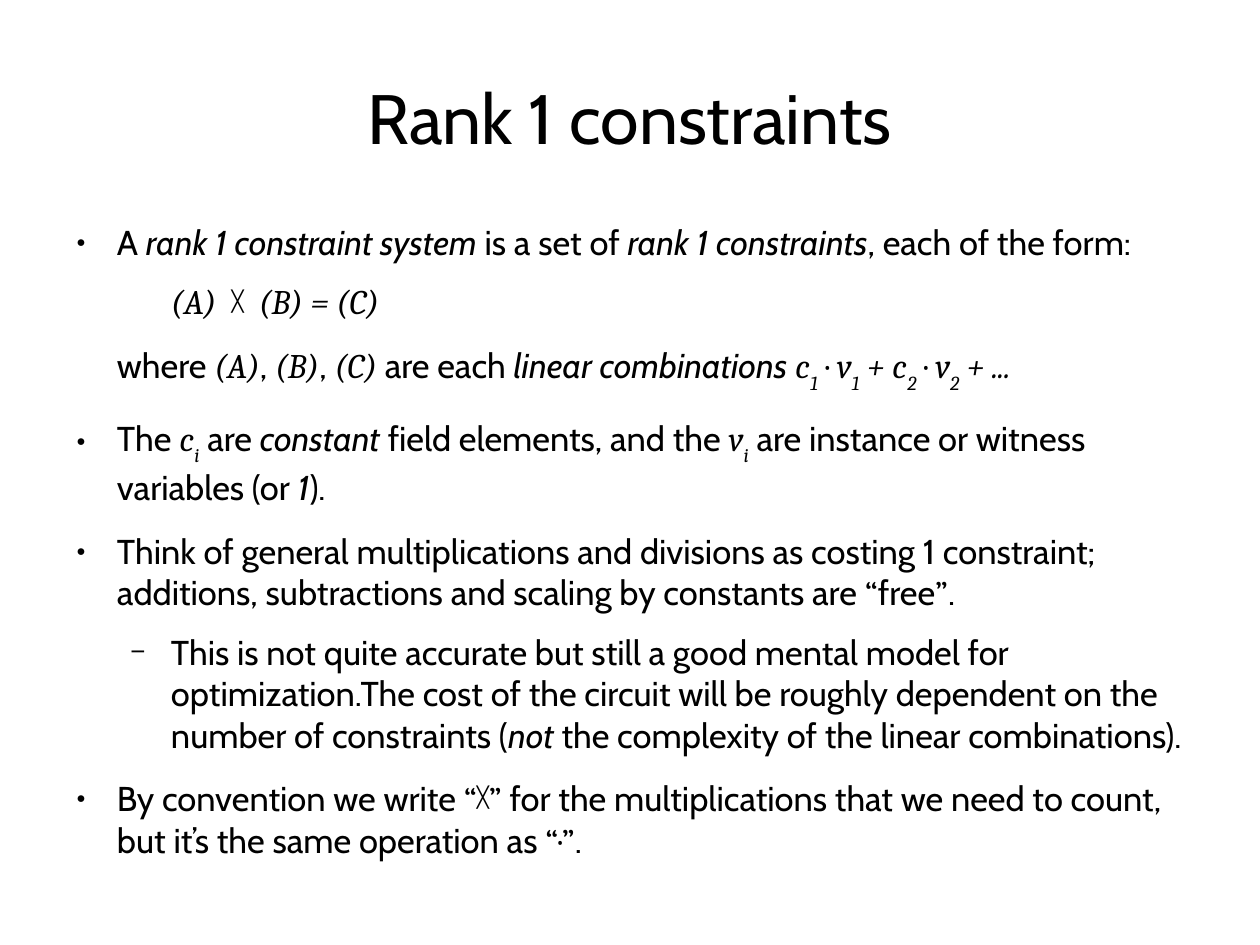
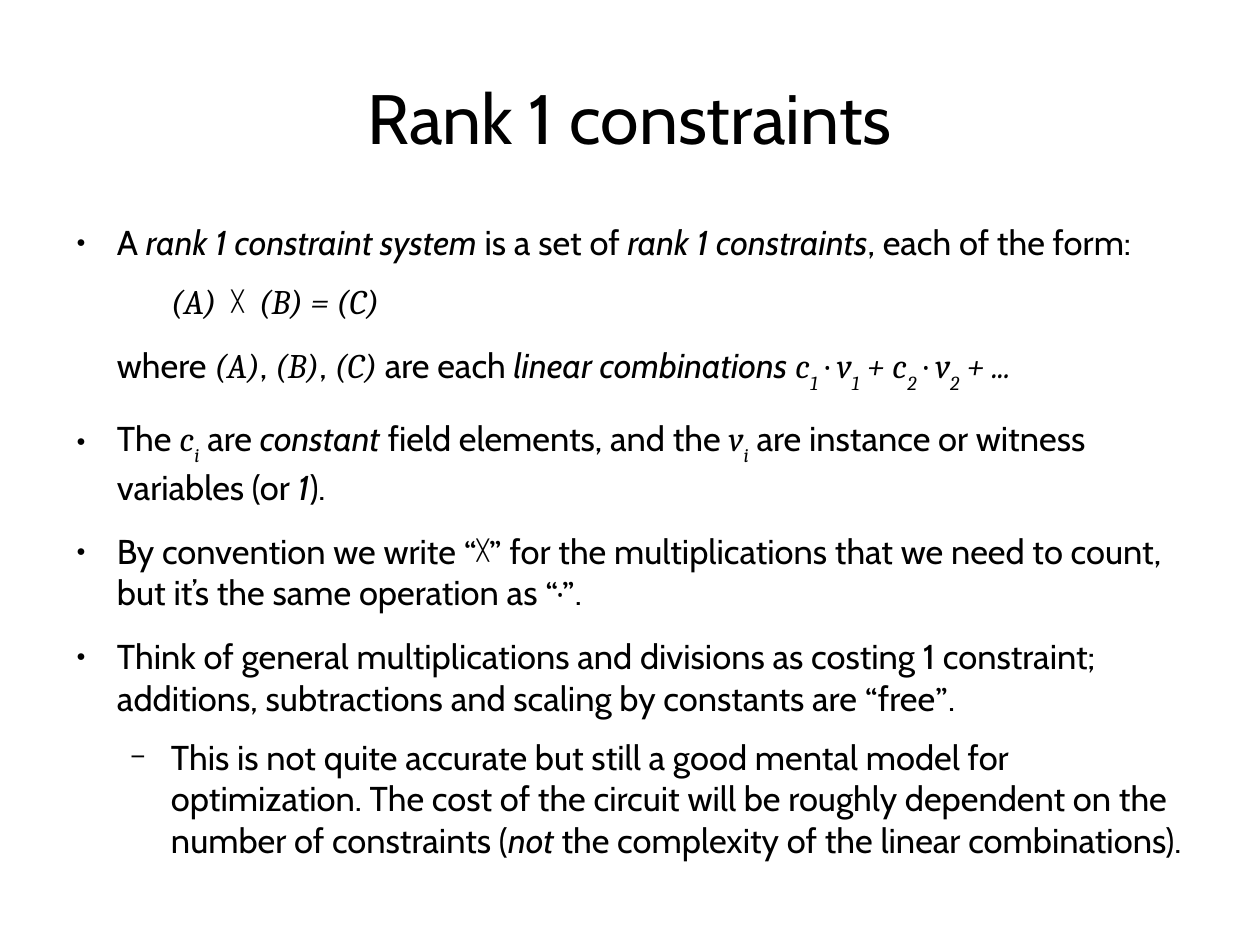
Before and after one commit to daira/zcon0, a slide deck: slide 10 of zkproofs.odp (slide 9 before the commit). Drawn at 1260x945 pixels with LibreOffice and Linux fonts; fonts in the diff are those of the drawing. Boxes give left, top, right and bottom in pixels: in the first picture for what was removed or moved away, otherwise in the second. Text is boxed around its words. In the diff, an @@ line names an element or a change of style, - is before the commit and + after.

```diff
--- a/zkproofs.odp
+++ b/zkproofs.odp
@@ text at (117, 538, 1162, 614): paragraph added @@
+● By convention we write “╳” for the multiplications that we need to count, but it’s the same operation as “·”.
@@ text at (171, 744, 1181, 861): text changed @@
-  − This is not quite accurate but still a good mental model for optimization.The cost of the circuit will be roughly dependent on the number of constraints (not the complexity of the linear combinations).
-● By convention we write “╳” for the multiplications that we need to count, but it’s the same operation as “·”.
+  − This is not quite accurate but still a good mental model for optimization. The cost of the circuit will be roughly dependent on the number of constraints (not the complexity of the linear combinations).
```
Also in this commit, not shown: 7 other slides changed, 6 slides added, 1 other file.
